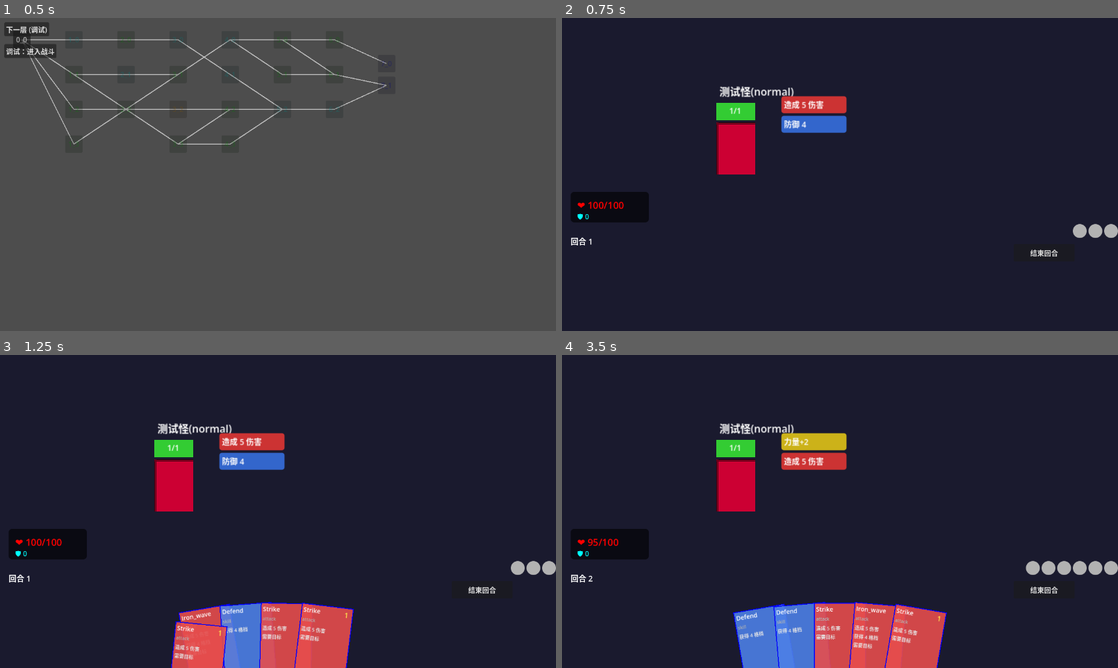
Above: before the commit, frames 1-4 (two rows, left to right).
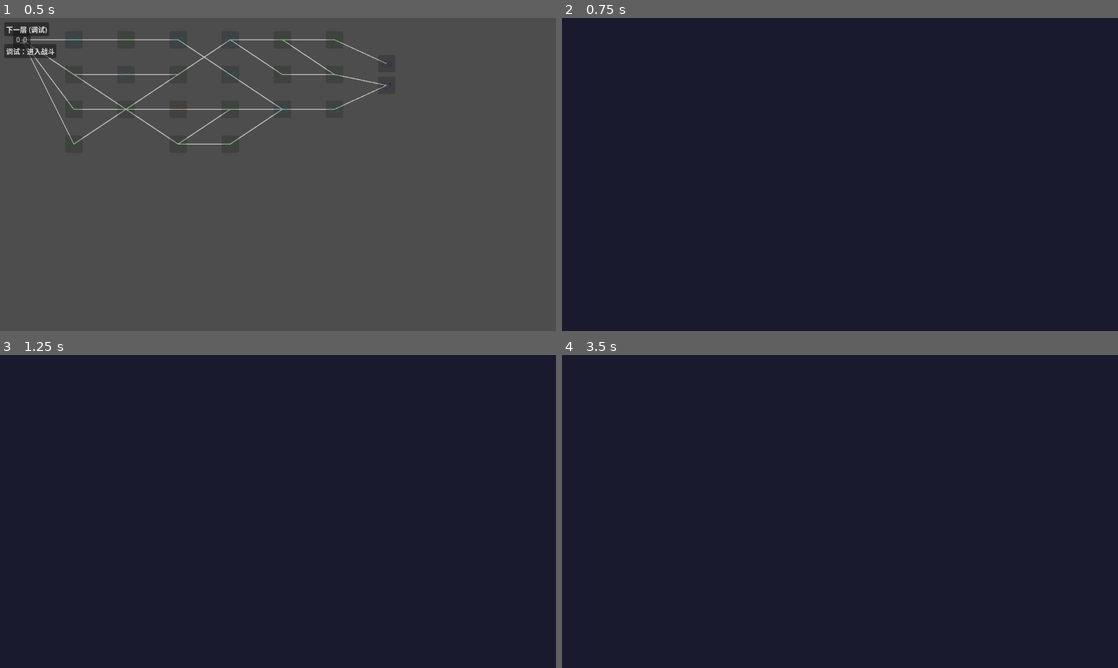
Above: after the commit, the same moments.

Repository: FiveMarksCoding/CardGame
Game: Godot game, scene res://scenes/Main.tscn
Two runs of this game, one before a commit and one after it. Both use one fixed random seed, a clock stepped at 60 frames per second and the inputs below.
Inputs (mouse positions are in pixels of both pictures, inside the frame that each line leads up to):
- Up to frame 1 (0.5 s): no input
- Up to frame 2 (0.75 s): click "0_0" at 0.5 s
- Up to frame 3 (1.25 s): no input
- Up to frame 4 (3.5 s): click "调试：进入战斗" at 1.25 s; click (1045, 589) at 2 s, where only the run before the commit has a clickable "结束回合"; click "调试：进入战斗" at 2.75 s

Frame 1 is identical in both runs. In frame 2, 4.9% of the frame differs, in the area x 1-100%, y 21-77%; in frame 3, 11%; in frame 4, 13%, in the area x 1-100%, y 21-100%.
Error after the commit: Parse Error: Function "_save_turn_snapshot()" not found in base self. (res://scripts/systems/BattleSystem.gd:108)

Commit message:
20261008-03 snapshot接口

Diff:
--- a/card-game/scenes/battle/Battle.tscn
+++ b/card-game/scenes/battle/Battle.tscn
@@ -39,3 +39,6 @@
 
 [node name="BattleUI" type="CanvasLayer" parent="." unique_id=775530531]
 script = ExtResource("3_jnwmo")
+
+[node name="FXLayer" type="CanvasLayer" parent="." unique_id=1916861108]
+layer = 19
--- a/card-game/scripts/core/battle/BattleLogic.gd
+++ b/card-game/scripts/core/battle/BattleLogic.gd
@@ -37,3 +37,20 @@
 func mark_vic ():
 	battle_over=1;
 	vic=1;
+## snapshot
+func get_snapshot() -> Dictionary:
+	return {
+		"player_hp": player_hp,
+		"player_block": player_block,
+		"turn_count": turn_count,
+		"is_player_turn": is_player_turn,
+		"battle_over": battle_over,
+		"victory": vic
+	};
+func load_snapshot(data: Dictionary):
+	if data.has("player_hp"): player_hp=data["player_hp"];
+	if data.has("player_block"): player_block=data["player_block"];
+	if data.has("turn_count"): turn_count=data["turn_count"];
+	if data.has("is_player_turn"): is_player_turn=data["is_player_turn"];;
+	if data.has("battle_over"): battle_over=data["battle_over"];
+	if data.has("victory"): vic= data["victory"];
--- a/card-game/scripts/core/battle/Deck.gd
+++ b/card-game/scripts/core/battle/Deck.gd
@@ -28,3 +28,35 @@
 	draw_pile=discard_pile.duplicate();
 	discard_pile.clear();
 	draw_pile.shuffle();
+## snapshot
+# 在 Deck.gd 末尾添加
+
+func get_snapshot() -> Dictionary:
+	var draw_ids=[];
+	for c in draw_pile: draw_ids.append(c.id);
+	var discard_ids=[];
+	for c in discard_pile: discard_ids.append(c.id);
+	var consumed_ids=[];
+	for c in consumed_pile: consumed_ids.append(c.id);
+	return {
+		"draw_pile": draw_ids,
+		"discard_pile": discard_ids,
+		"consumed_pile": consumed_ids
+	};
+
+func load_snapshot (data: Dictionary):
+	if data.has("draw_pile"):
+		draw_pile.clear();
+		for id in data["draw_pile"]:
+			var card=CardLib.get_card(id);
+			if card: draw_pile.append(card);
+	if data.has("discard_pile"):
+		discard_pile.clear()
+		for id in data["discard_pile"]:
+			var card=CardLib.get_card(id);
+			if card: discard_pile.append(card);
+	if data.has("consumed_pile"):
+		consumed_pile.clear()
+		for id in data["consumed_pile"]:
+			var card=CardLib.get_card(id);
+			if card: consumed_pile.append(card);
--- a/card-game/scripts/core/battle/EnergyPool.gd
+++ b/card-game/scripts/core/battle/EnergyPool.gd
@@ -55,3 +55,11 @@
 		return 0;
 	queue[neutral_index]=card_data.card_color;
 	return 1;
+## snapshot
+func get_snapshot() -> Dictionary:
+	return {
+		"queue": queue.duplicate()
+	};
+func load_snapshot(data: Dictionary):
+	if data.has("queue"):
+		queue=data["queue"].duplicate();
--- a/card-game/scripts/core/map/MapData.gd
+++ b/card-game/scripts/core/map/MapData.gd
@@ -29,3 +29,17 @@
 # 检查：从起点是否能到达某个节点
 func has_valid_path() -> bool:
 	return 1;
+## snapshot
+func get_snapshot() -> Dictionary:
+	var state={};
+	for id in nodes:
+		state[id] = {
+			"unlocked": nodes[id].unlocked,
+			"completed": nodes[id].completed
+		};
+	return state;
+func load_snapshot(data: Dictionary):
+	for id in data:
+		if nodes.has(id):
+			nodes[id].unlocked=data[id]["unlocked"];
+			nodes[id].completed=data[id]["completed"];
--- a/card-game/scripts/systems/BattleSystem.gd
+++ b/card-game/scripts/systems/BattleSystem.gd
@@ -18,6 +18,7 @@
 signal turn_started(turn_count: int);
 # data
 var battle_type: String="normal";
+var turn_history: Dictionary={};
 
 func _ready ():
 	if MapSystem.instance && (MapSystem.instance.current_node_id != ""):
@@ -104,6 +105,7 @@
 		enemy.generate_new_intents();
 	logic.start_player_turn();
 	add_neutral_energy(3);
+	_save_turn_snapshot();
 	await draw_hands();
 	turn_started.emit(logic.turn_count);
 
--- a/card-game/scripts/ui/battle/CardUI.gd
+++ b/card-game/scripts/ui/battle/CardUI.gd
@@ -185,16 +185,21 @@
 func get_hovered() -> bool:
 	return is_hovered
 # 飞向目标。中国人能飞
-func fly_to (pos1:Vector2,time: float=0.3,callback: Callable=Callable()):
+func fly_to (pos1:Vector2,time: float=0.3,callback: Callable=Callable(),target_parent: Node=null):
 	var tree=get_tree();
 	if !tree:
 		print("fly_to: 树不存在，无法继续");
 		return;
 	var p=get_parent();
-	var current_global=global_position  # 记录当前位置
+	var current_global=global_position;  # 记录当前位置
 	if p:
 		p.remove_child(self);
-	tree.root.add_child(self);
+	# 如果有指定的父节点（如 FXLayer），就挂进去，否则退回 root
+	if target_parent:
+		target_parent.add_child(self);
+	else:
+		tree.root.add_child(self);
+
 	global_position=current_global;  # 恢复位置
 	var tween=create_tween();
 	tween.set_ease(Tween.EASE_OUT);
--- a/card-game/scripts/ui/battle/Enemy.gd
+++ b/card-game/scripts/ui/battle/Enemy.gd
@@ -14,6 +14,7 @@
 # 意图组缓存
 var _cached_intents: Array=[];
 
+
 func _ready():
 	# hitbox;
 	var hitbox=CollisionShape2D.new();
@@ -24,15 +25,18 @@
 	# 鼠标检测
 	mouse_entered.connect(_on_mouse_entered);
 	mouse_exited.connect(_on_mouse_exited);
+
 func setup (enemy_data: EnemyData):
 	data=enemy_data;
 	_build_visuals();
 	_update_health_display();
 	generate_new_intents();
+
 # 生成新回合的意图（从 EnemyData 获取）
 func generate_new_intents() -> void:
 	_cached_intents = data.get_intent_group()
 	_update_intents_display()
+
 func _build_visuals():
 	sprite=Sprite2D.new();
 	var rect_texture=PlaceholderTexture2D.new();
@@ -74,6 +78,7 @@
 	intent_container.position=Vector2(70,-80);
 	intent_container.size=Vector2(120,160);
 	add_child(intent_container);
+
 func _create_intent_item (intent: Intent, index: int) -> Control:
 	var panel=Panel.new();
 	panel.size=Vector2(100,26);
@@ -93,6 +98,7 @@
 	panel.mouse_exited.connect(_on_intent_hovered.bind(index,0));
 	panel.gui_input.connect(_on_intent_clicked.bind(index));
 	return panel;
+
 func _get_intent_color (type: Intent.Type) -> Color:
 	match type:
 		Intent.Type.ATTACK:
@@ -107,23 +113,29 @@
 			return Color(0.2, 0.8, 0.3)   # 绿色
 		_:
 			return Color(0.5, 0.5, 0.5)   # 灰色
+
 func _on_intent_hovered (index: int, entered: bool):
 	if index<intent_items.size():
 		var item=intent_items[index]
 		item.modulate=Color(1.3, 1.3, 1.3) if entered else Color.WHITE
+
 func _on_intent_clicked(event: InputEvent, index: int):
 	if event is InputEventMouseButton && event.pressed && event.button_index==MOUSE_BUTTON_LEFT:
 		intent_selected.emit(self,index);
+
 func _on_mouse_entered():
 	modulate=Color(1.1, 1.1, 1.1);
+
 func _on_mouse_exited():
 	modulate=Color.WHITE;
+
 func _update_health_display():
 	if hp_bar:
 		hp_bar.value=data.current_hp;
 		var hp_text=hp_bar.get_node("HpText");
 		if hp_text:
 			hp_text.text="%d/%d"%[data.current_hp,data.max_hp];
+
 func take_damage (amount: int):
 	data.current_hp-=amount;
 	if data.current_hp<0:
@@ -135,23 +147,29 @@
 	modulate=Color.WHITE;
 	if data.current_hp<=0:
 		died.emit(self);
+
 # 接口
 func is_dead () -> bool:
 	return data.current_hp<=0;
+
 func get_intent_count() -> int:
-	return _cached_intents.size()
+	return _cached_intents.size();
+
 func get_intent_data(index: int) -> Intent:
 	if index >= 0 and index < _cached_intents.size():
 		return _cached_intents[index]
 	return null
+
 func replace_intent(index: int, new_intent: Intent):
 	if index >= 0 and index < _cached_intents.size():
 		_cached_intents[index] = new_intent
 		_update_intents_display()
+
 func remove_intent(index: int):
 	if index >= 0 and index < _cached_intents.size():
 		_cached_intents.remove_at(index)
 		_update_intents_display()
+
 # 用当前缓存更新 UI
 func _update_intents_display():
 	for child in intent_container.get_children():
@@ -165,6 +183,7 @@
 		intent_container.add_child(item)
 		intent_items.append(item)
 		y_offset += 30
+
 func execute_intents () -> Array:
 	var results: Array=[];
 	var intents=_cached_intents;  # 使用当前缓存
@@ -175,6 +194,7 @@
 	_cached_intents.clear();
 	_update_intents_display();
 	return results;
+
 func execute_one (intent: Intent) -> Dictionary:
 	var result = {
 		"type": intent.type,
@@ -209,3 +229,27 @@
 			print("%s 执行未知意图.这啥玩意" % data.name)
 			result["success"]=0;
 	return result;
+
+## snapshot
+func get_snapshot() -> Dictionary:
+	var intents_data = []
+	for intent in _cached_intents:
+		intents_data.append({
+			"type": intent.type,
+			"value": intent.value,
+			"times": intent.times
+		});
+	return {
+		"hp": data.current_hp,
+		"intents": intents_data
+	};
+func load_snapshot(snap: Dictionary):
+	if snap.has("hp"):
+		data.current_hp=snap["hp"];
+		_update_health_display();
+	if snap.has("intents"):
+		_cached_intents.clear();
+		for i_data in snap["intents"]:
+			var new_intent=Intent.new(i_data["type"], i_data["value"], i_data["times"]);
+			_cached_intents.append(new_intent);
+		_update_intents_display();
--- a/card-game/scripts/ui/battle/HandContainer.gd
+++ b/card-game/scripts/ui/battle/HandContainer.gd
@@ -259,29 +259,30 @@
 		tween.set_ease(Tween.EASE_OUT);
 		tween.set_trans(Tween.TRANS_QUINT);
 		tween.tween_property(i,"scale",Vector2(scale_target,scale_target),0.15);
-
-func play_card (card: BattleCardUI, target: Vector2, enemy: Enemy=null):
+func play_card (card: BattleCardUI,target: Vector2,enemy: Enemy=null):
 	card.set_interactive(0);
 	card.select_card();
-	var index=hands.find(card)
+	var index=hands.find(card);
 	if index!=-1:
 		hands.remove_at(index);
 		if bms:
 			bms.deck.discard(card.card_data);
 	_arrange_cards();
 	_apply_card_pos();
+	# 获取特效层
+	var battle_root=get_parent();
+	var fx_layer=battle_root.get_node_or_null("FXLayer");
 	card.fly_to(target,0.4,func():
 		_execute_card_effect(card.card_data,enemy);
 		_card_hold_awit(card);
-	)
-
+	, fx_layer);
 func _execute_card_effect (card_data: CardData, target: Enemy):
 	if bms == null:
 		return;
 	bms.resolve_card(card_data,target);
 
 func _card_hold_awit (card: BattleCardUI):
-	var tween=create_tween();
+	var tween=card.create_tween();
 	tween.tween_interval(0.8)
 	tween.tween_callback(func():
 		var end_pos=Vector2(1280+100,720+100);
